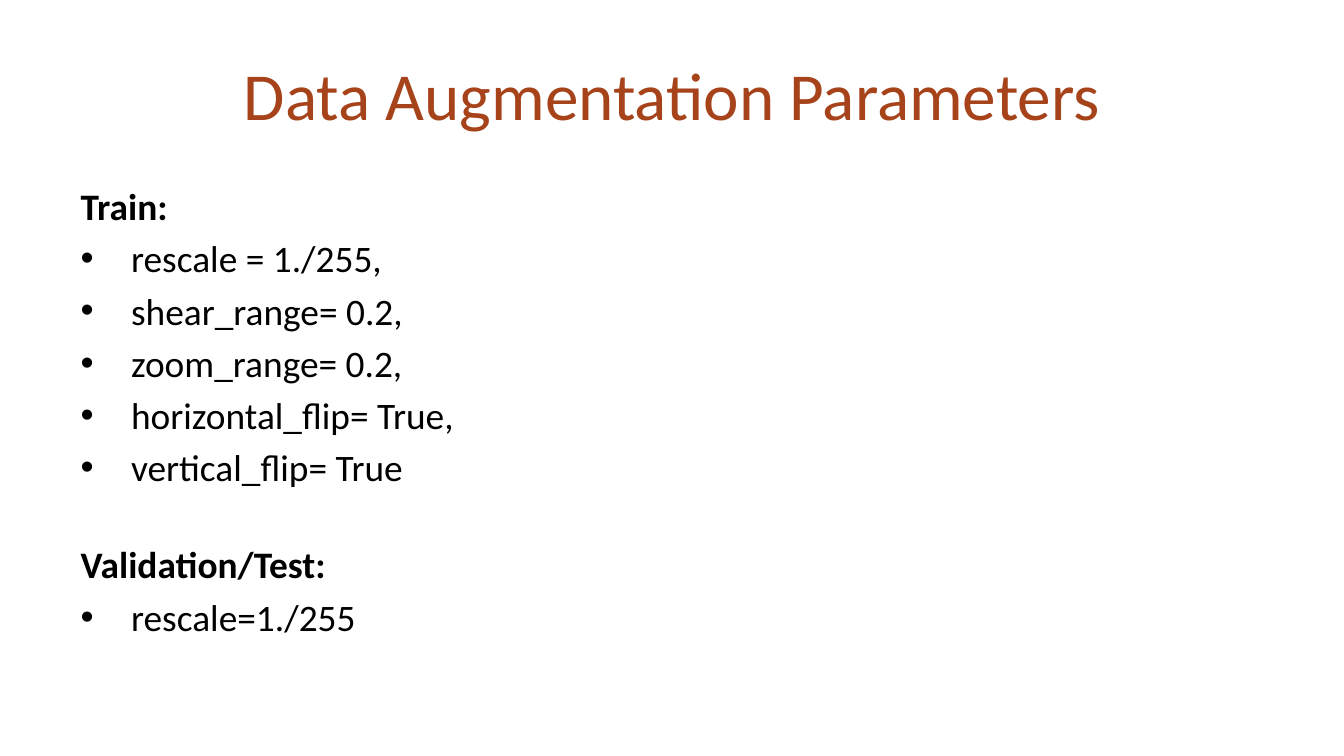
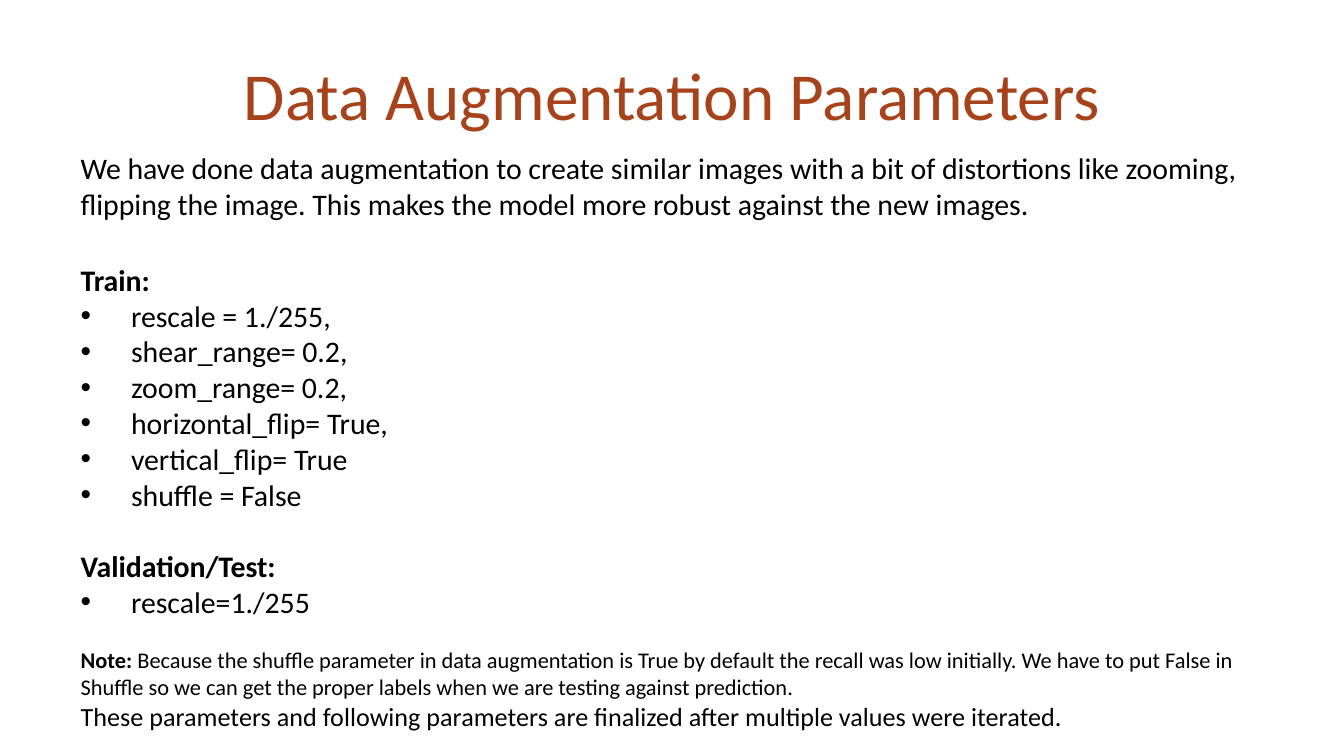
Before and after one commit to vaibhagarwal/Projects, a slide deck: slide 9 of Image_Classifcation_keras/Malaria_prediction_Presentation.pptx. Drawn at 1344x756 pixels with LibreOffice and Linux fonts; fonts in the diff are those of the drawing. Boxes give left, top, right and bottom in pixels: in the first picture for what was removed or moved away, otherwise in the second. Text is boxed around its words. In the diff, an @@ line names an element or a change of style, - is before the commit and + after.

```diff
--- a/Image_Classifcation_keras/Malaria_prediction_Presentation.pptx
+++ b/Image_Classifcation_keras/Malaria_prediction_Presentation.pptx
@@ text "We have done data augmentation ...": place and size @@
-text "We have done data augmentation ..." at [81,193,453,633]
+text "We have done data augmentation ..." at [81,158,1236,731]
@@ text at [81,158,1236,220]: paragraph added @@
+We have done data augmentation to create similar images with a bit of distortions like zooming, flipping the image. This makes the model more robust against the new images.
@@ text at [81,270,388,615]: size 20 to 16 pt in "Train:", "rescale = 1./255,", "shear_range= 0.2,", "zoom_range= 0.2," and 4 more places; less space between paragraphs @@
@@ text at [131,485,301,507]: paragraph added @@
+• shuffle = False
@@ text at [81,652,1233,731]: paragraphs added @@
+Note: Because the shuffle parameter in data augmentation is True by default the recall was low initially. We have to put False in Shuffle so we can get the proper labels when we are testing against prediction.
+These parameters and following parameters are finalized after multiple values were iterated.
```
Also in this commit, not shown: 8 other slides changed, 1 slide added, 1 slide removed, 1 other file.
